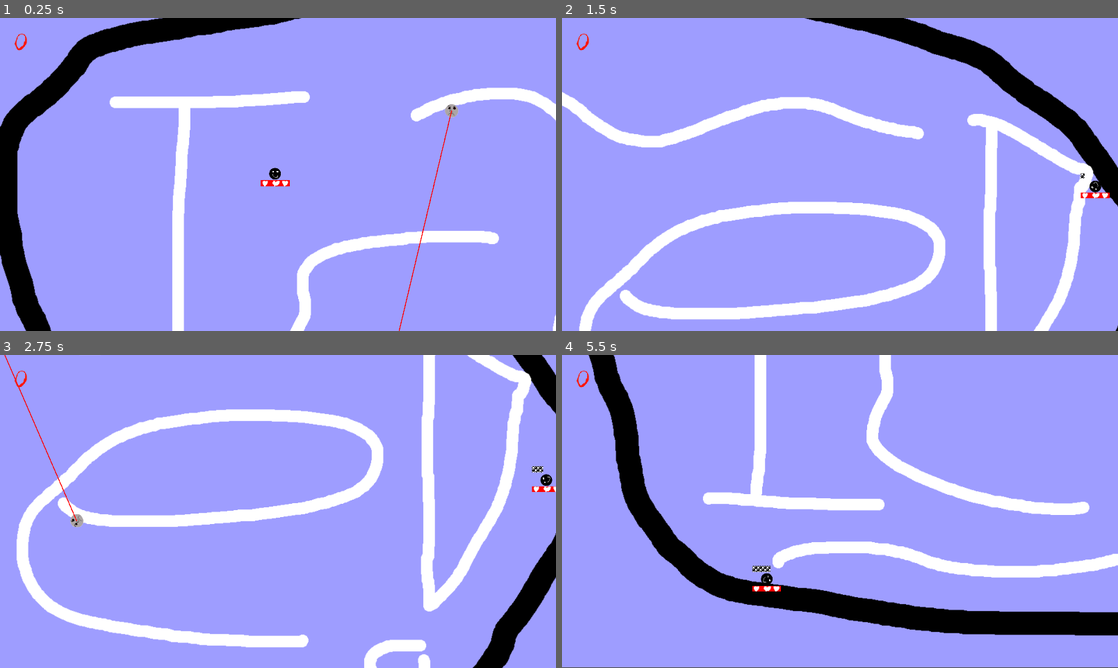
Above: before the commit, frames 1-4 (two rows, left to right).
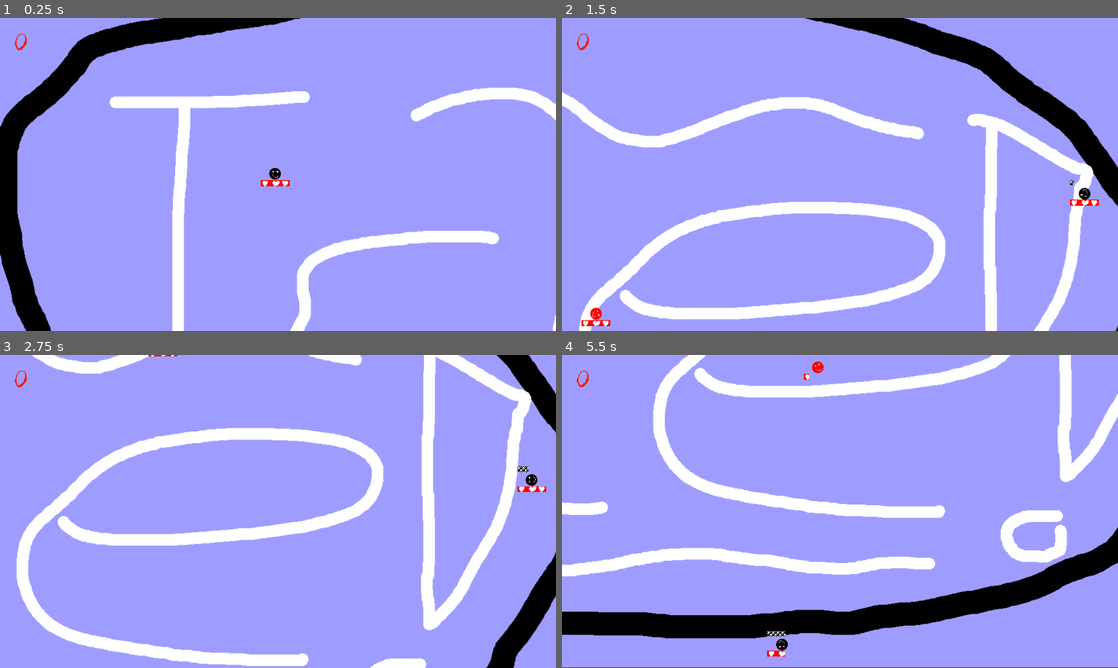
Above: after the commit, the same moments.

Repository: Junber/LD-47
Game: Godot game, scene res://Scenes/Root.tscn
The game is run twice, just before and just after one commit, with the same random seed, the same clock (stepped at 60 frames per second) and the same inputs.
Inputs:
- Up to frame 1 (0.25 s): no input
- Up to frame 2 (1.5 s): hold D (move_right) 0.53-1.28 s; tap Space (boost) at 0.6, 1.35 s; hold S (move_down) from 1.28 s (still down)
- Up to frame 3 (2.75 s): release S (move_down) at 2.03 s; hold D (move_right) from 2.03 s (still down); tap Space (boost) at 2.1 s
- Up to frame 4 (5.5 s): release D (move_right) at 2.78 s; hold W (move_up) 2.78-3.53 s; tap Space (boost) every 0.75 s from 2.85 to 5.1 s; hold A (move_left) 3.53-5.03 s; hold S (move_down) from 5.03 s (still down)

The runs differ from the first frame. In frame 1, 0.2% of the frame differs, in the area x 71-83%, y 27-100%; in frame 2, 0.5%; in frame 3, 22%; in frame 4, 29%, in the area x 0-100%, y 0-97%.

Commit message:
Make cyborgs spawnable; remove default cyborg

Diff:
--- a/Scenes/Root.tscn
+++ b/Scenes/Root.tscn
@@ -1,24 +1,22 @@
-[gd_scene load_steps=15 format=2]
+[gd_scene load_steps=13 format=2]
 
 [ext_resource path="res://Scenes/Player.tscn" type="PackedScene" id=1]
-[ext_resource path="res://Scripts/Enemy.gd" type="Script" id=2]
 [ext_resource path="res://Resources/Graphics/Background.png" type="Texture" id=3]
 [ext_resource path="res://Scripts/EnemySpawnPath.gd" type="Script" id=4]
 [ext_resource path="res://Scripts/ScoreLabel.gd" type="Script" id=8]
 [ext_resource path="res://Resources/Fonts/Jacmax.ttf" type="DynamicFontData" id=9]
-[ext_resource path="res://Scenes/Cyborg.tscn" type="PackedScene" id=10]
 [ext_resource path="res://Resources/Sounds/boo.wav" type="AudioStream" id=11]
 [ext_resource path="res://Resources/Sounds/wow.wav" type="AudioStream" id=12]
 [ext_resource path="res://Scripts/SfxPlayer.gd" type="Script" id=13]
 [ext_resource path="res://Scripts/Border.gd" type="Script" id=14]
 [ext_resource path="res://Scenes/OptionsScreen.tscn" type="PackedScene" id=15]
 
-[sub_resource type="Curve2D" id=2]
+[sub_resource type="Curve2D" id=1]
 _data = {
 "points": PoolVector2Array( 0, 0, 0, 0, 1137.59, 234.963, 0, 0, 0, 0, 661.882, 310.473, 0, 0, 0, 0, 322.088, 461.492, 0 …(650 unchanged characters)…
 }
 
-[sub_resource type="DynamicFont" id=3]
+[sub_resource type="DynamicFont" id=2]
 size = 80
 font_data = ExtResource( 9 )
 
@@ -50,12 +48,13 @@
 one_way_collision_margin = 10.0
 
 [node name="CollisionPolygon2D2" type="CollisionPolygon2D" parent="Border"]
+position = Vector2( -10.4164, 4.65754 )
 build_mode = 1
 polygon = PoolVector2Array( 902.993, 32.5243, 1006.82, 26.1675, 1121.24, 41, 1383.99, 55.8325, 1572.57, 108.806, 1703.9 …(371 unchanged characters)…
 one_way_collision_margin = 10.0
 
 [node name="EnemySpawnPath" type="Path2D" parent="."]
-curve = SubResource( 2 )
+curve = SubResource( 1 )
 script = ExtResource( 4 )
 
 [node name="EnemySpawnTimer" type="Timer" parent="EnemySpawnPath"]
@@ -81,10 +80,6 @@
 pause_mode = 2
 visible = false
 
-[node name="Cyborg" parent="." instance=ExtResource( 10 )]
-position = Vector2( 1654.99, 496.229 )
-script = ExtResource( 2 )
-
 [node name="BooPlayer" type="AudioStreamPlayer" parent="."]
 stream = ExtResource( 11 )
 script = ExtResource( 13 )
--- a/Scripts/EnemySpawnPath.gd
+++ b/Scripts/EnemySpawnPath.gd
@@ -1,18 +1,21 @@
 extends Path2D
 
 onready var timer = $EnemySpawnTimer
-var enemyScene = load("res://Scenes/Enemy.tscn")
+var enemyScenes = [
+	load("res://Scenes/Enemy.tscn"),
+	load("res://Scenes/Cyborg.tscn")
+]
 export var minimumSpawnDistance = 500
 
 
 func _ready():
-	pass
+	spawnEnemy()
 
 func getNewSpawnPosition():
 	return curve.interpolate_baked(randf() * curve.get_baked_length(), false)
 
-func _on_EnemySpawnTimer_timeout():
-	var enemy = enemyScene.instance()
+func spawnEnemy():
+	var enemy = enemyScenes[randi() % enemyScenes.size()].instance()
 
 	var attemptedSpawnPosition = getNewSpawnPosition()
 	var player = get_node("../Player")
@@ -22,9 +25,12 @@
 
 	enemy.position = attemptedSpawnPosition
 
-	get_parent().add_child(enemy)
+	get_parent().call_deferred("add_child", enemy)
 	enemy.connect("enemyDied", $"../WowPlayer", "playSfx")
 	enemy.connect("enemyDidNotDie", $"../BooPlayer", "playSfx")
 
+func _on_EnemySpawnTimer_timeout():
+	spawnEnemy()
+
 func _on_Player_playerDied():
 	timer.stop()
Not shown: 1 places in Scenes/Root.tscn that only renumber resources
